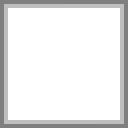
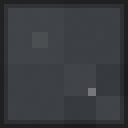
Revision of a layered w=128, h=128 image; what changed, layer by layer:
added layer "gray_concrete" over [0, 0, 128, 128]
